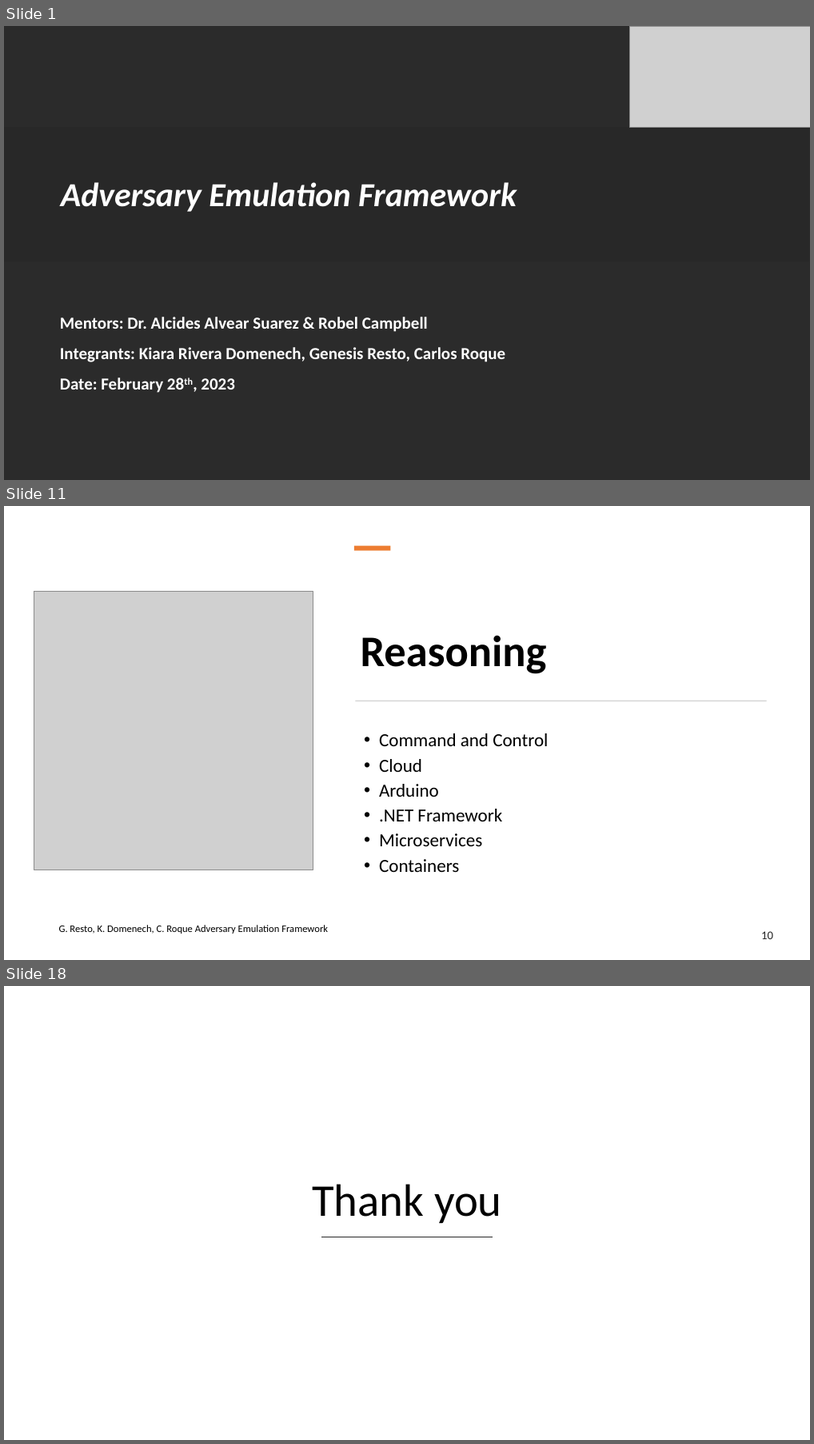
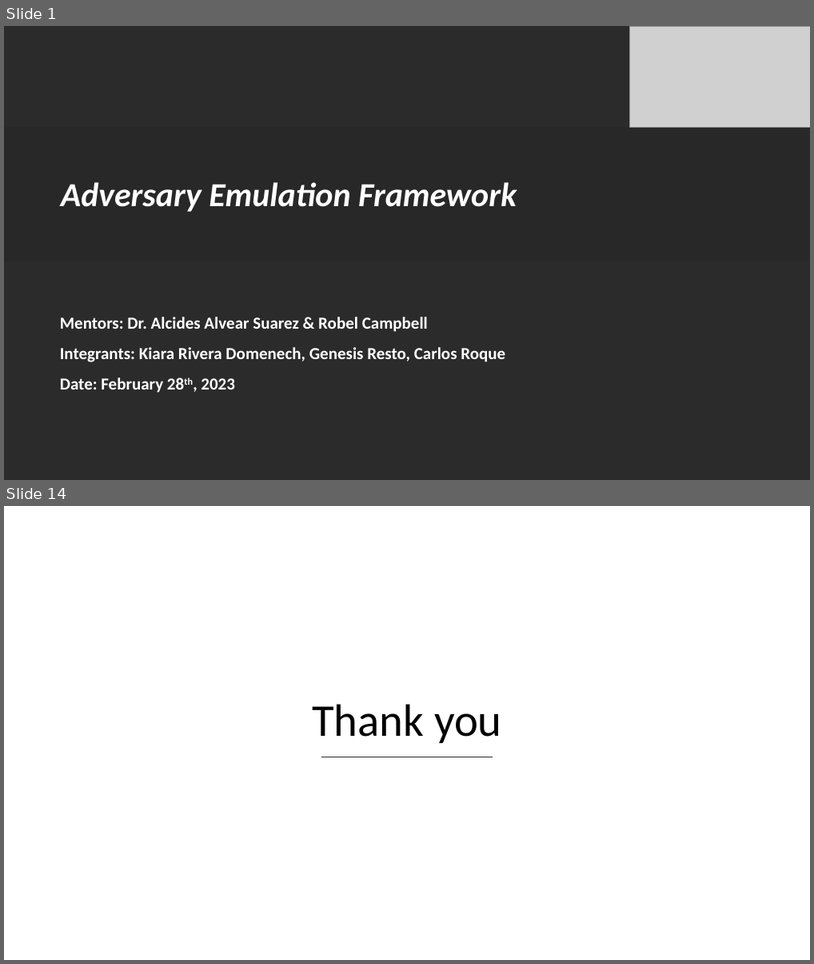
Before and after one commit to racoten/Capstone, a slide deck: Design/Capstone Final Presentation.pptx. Shown one above the other, each under a label of ours: slides 1, 11 and 18 before the commit, slides 1 and 14 after it; the slides between them are not shown. The pictures are 814x1444 and 814x964 pixels, drawn with LibreOffice and Linux fonts; fonts in the diff are those of the drawing; grey boxes stand for pictures; background and template pictures are left out; a plain dark background stands for a picture behind light text. Boxes give left, top, right and bottom in pixels: in the first picture for what was removed or moved away, otherwise in the second. Text is boxed around its words. In the diff, an @@ line names an element or a change of style, - is before the commit and + after.

```diff
--- a/Design/Capstone Final Presentation.pptx
+++ b/Design/Capstone Final Presentation.pptx
@@ slide 11 removed at box(4, 506, 810, 960), background #FFFFFF @@
@@ rectangle removed at box(354, 546, 390, 551) @@
@@ picture removed at box(34, 591, 313, 869) @@
@@ title removed at box(361, 635, 547, 674) @@
-Reasoning
@@ rectangle removed at box(355, 700, 767, 701) @@
@@ text removed at box(379, 733, 548, 872) @@
-• Command and Control
-• Cloud
-• Arduino
-• .NET Framework
-• Microservices
-• Containers
@@ text removed at box(59, 924, 328, 933) @@
-G. Resto, K. Domenech, C. Roque Adversary Emulation Framework
@@ text removed at box(762, 931, 774, 939) @@
-10
@@ what was slide 18 is now slide 14 @@
```
Also in this commit, not shown: 5 slides changed, 7 slides added, 10 other slides removed, 7 other files.
